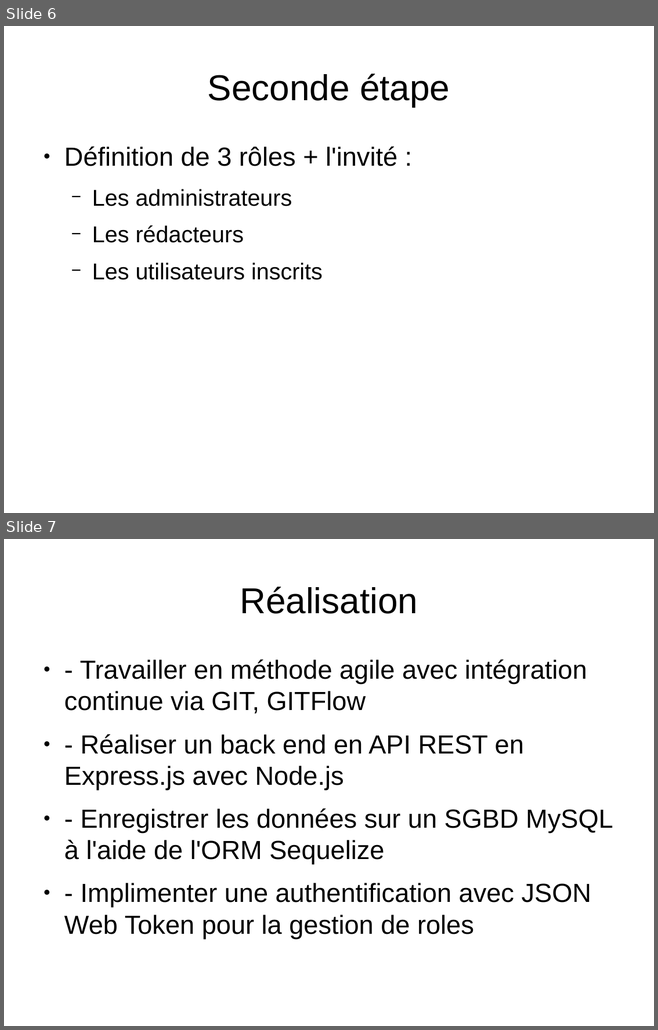
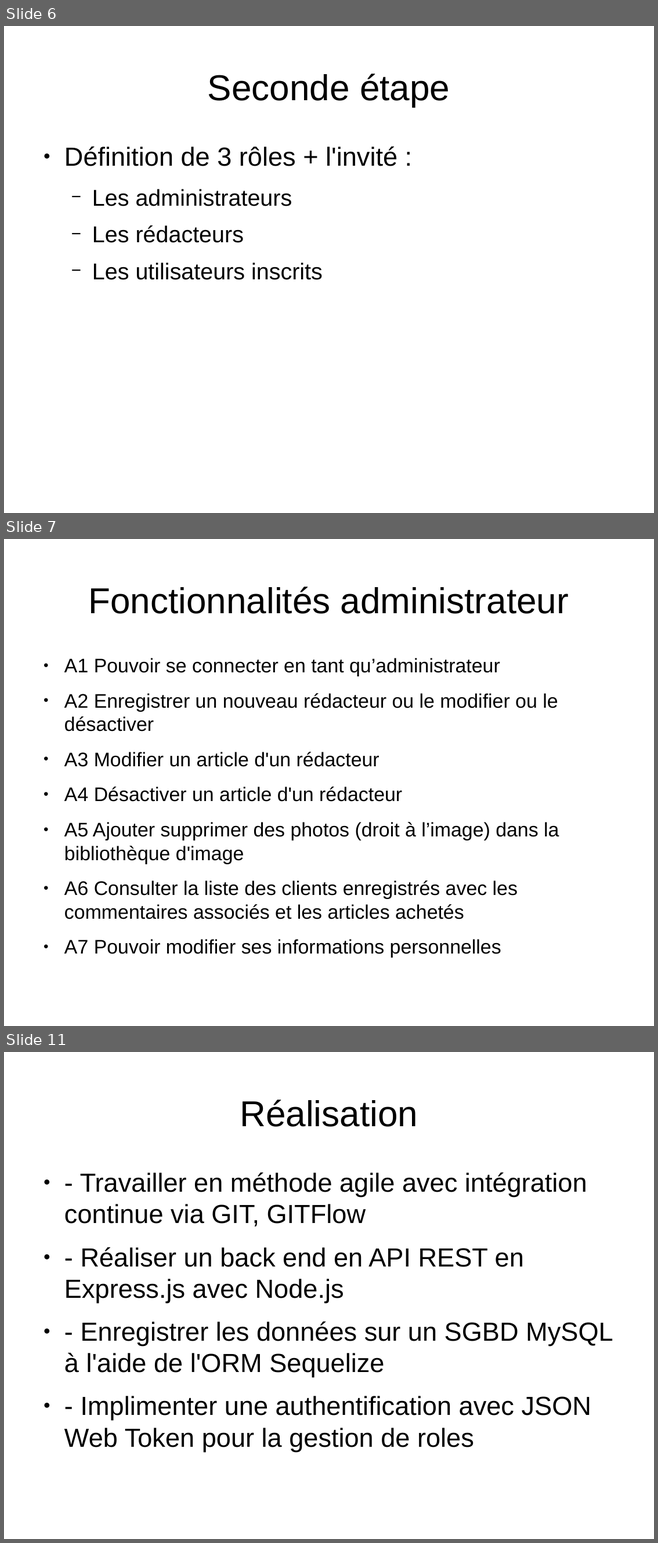
Before and after one commit to Wathil/POECNews, a slide deck: presentation.odp. Shown one above the other, each under a label of ours: slides 6 and 7 before the commit, slides 6, 7 and 11 after it; the slides between them are not shown. The pictures are 658x1030 and 658x1543 pixels, drawn with LibreOffice and Linux fonts; fonts in the diff are those of the drawing. Boxes give left, top, right and bottom in pixels: in the first picture for what was removed or moved away, otherwise in the second. Text is boxed around its words. In the diff, an @@ line names an element or a change of style, - is before the commit and + after.

```diff
--- a/presentation.odp
+++ b/presentation.odp
@@ slide 7 added at <box>4,539,654,1026</box>, background #FFFFFF @@
@@ title added at <box>88,587,568,614</box>, 44 pt, text #000000 @@
+Fonctionnalités administrateur
@@ text added at <box>64,658,558,958</box>, 24 pt, text #000000 @@
+● A1 Pouvoir se connecter en tant qu’administrateur
+● A2 Enregistrer un nouveau rédacteur ou le modifier ou le désactiver
+● A3 Modifier un article d'un rédacteur
+● A4 Désactiver un article d'un rédacteur
+● A5 Ajouter supprimer des photos (droit à l’image) dans la bibliothèque d'image
+● A6 Consulter la liste des clients enregistrés avec les commentaires associés et les articles achetés
+● A7 Pouvoir modifier ses informations personnelles
@@ what was slide 7 is now slide 11 @@
```
Also in this commit, not shown: 3 slides changed, 4 other slides added.
